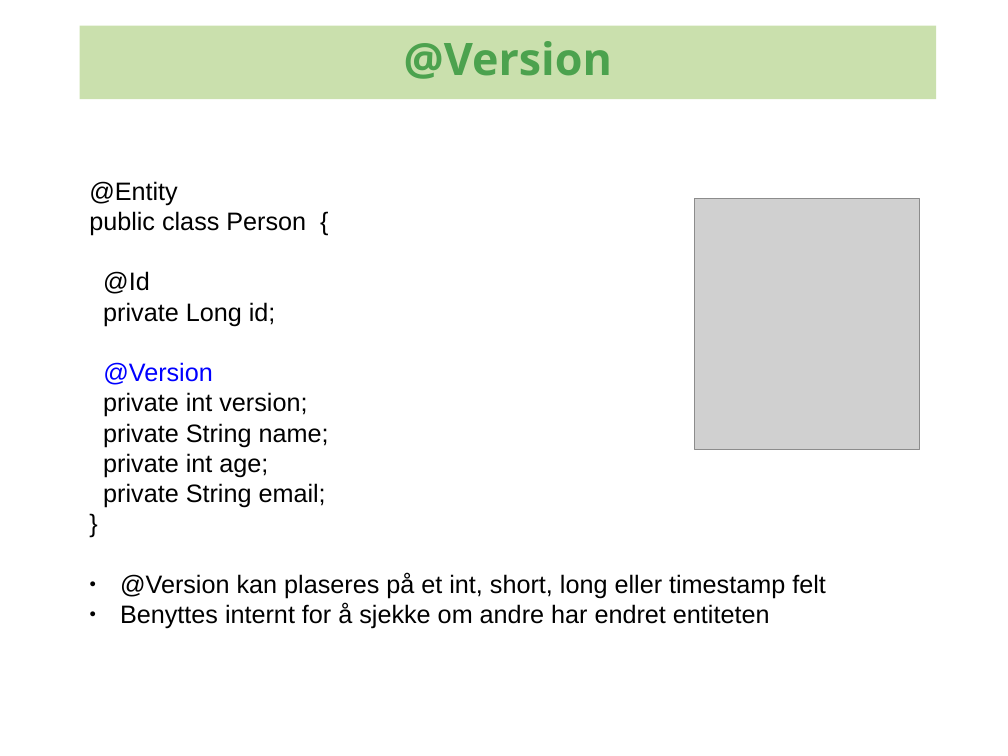
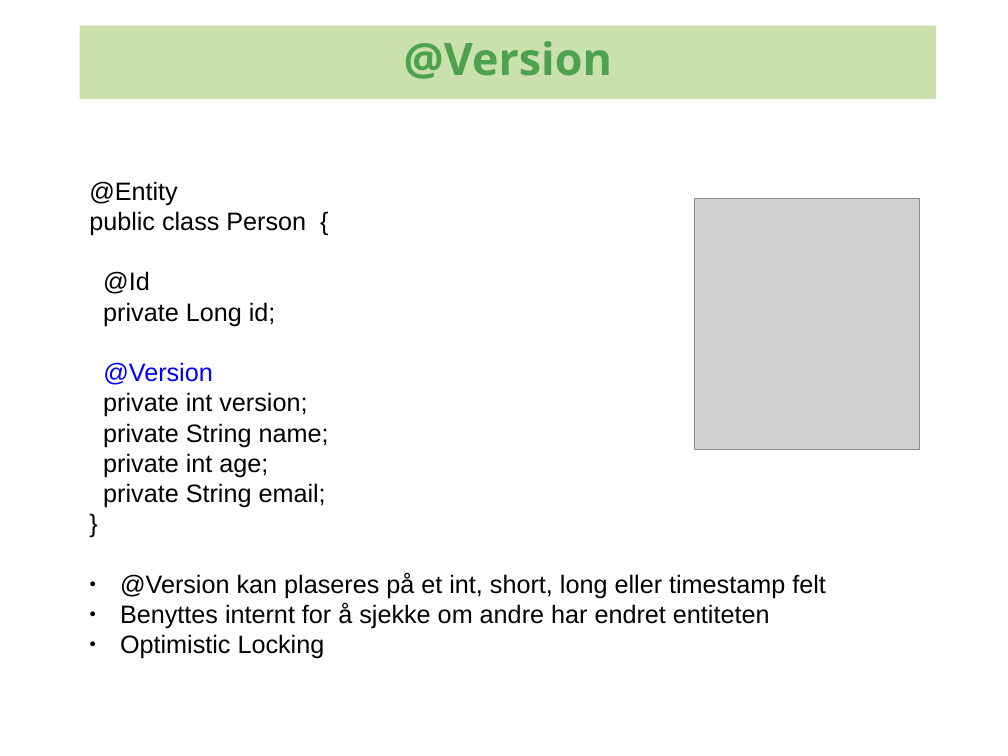
Before and after one commit to kenglxn/seam-maven-refimpl, a slide deck: slide 14 of sandbox/loo/jpa-continued/jpa-continued.odp. Drawn at 1008x756 pixels with LibreOffice and Linux fonts; fonts in the diff are those of the drawing; grey boxes stand for pictures; background and template pictures are left out. Boxes give left, top, right and bottom in pixels: in the first picture for what was removed or moved away, otherwise in the second. Text is boxed around its words. In the diff, an @@ line names an element or a change of style, - is before the commit and + after.

```diff
--- a/sandbox/loo/jpa-continued/jpa-continued.odp
+++ b/sandbox/loo/jpa-continued/jpa-continued.odp
@@ text at (120, 634, 325, 659): paragraph added @@
+● Optimistic Locking
```
Also in this commit, not shown: 1 other slide changed, 11 slides added.
